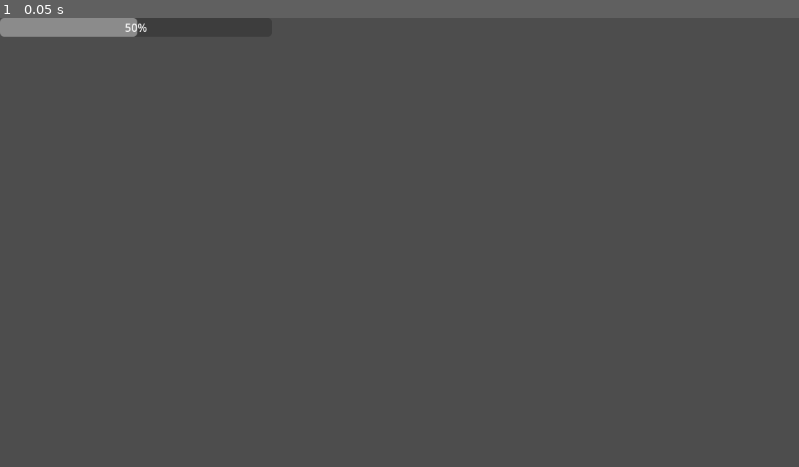
Above: before the commit, frame 1.
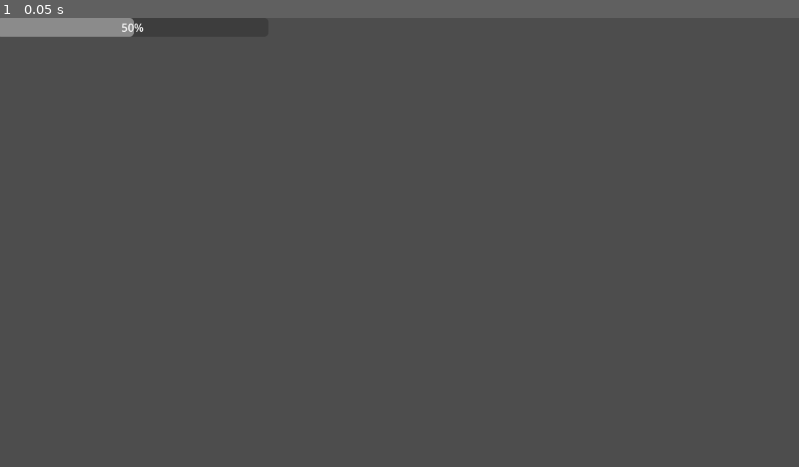
Above: after the commit, the same moment.

Repository: Adrian9708/projectngmgapogi
Game: Godot game, scene res://health_bar.tscn
Two runs of this game, one before a commit and one after it. Both use one fixed random seed, a clock stepped at 60 frames per second and the inputs below. This scene is started directly instead of the project's main scene.
Inputs:
- Up to frame 1 (0.05 s): no input

The runs differ from the first frame. In frame 1, less than 0.1% of the frame differs, in the area x 0-19%, y 0-5%.

Commit message:
health bar script

Diff:
--- a/Health_Bar.gd
+++ b/Health_Bar.gd
@@ -1,11 +1,11 @@
 extends ProgressBar
 
+@export var player: AnimationPlayer
 
-# Called when the node enters the scene tree for the first time.
-func _ready() -> void:
-	pass # Replace with function body.
+func _redy():
+	player.healthChange.connect(update)
+	update()
 
 
-# Called every frame. 'delta' is the elapsed time since the previous frame.
-func _process(delta: float) -> void:
-	pass
+func udaye():
+	value = player.currentHealth * 100 player.maxHealth
--- a/health_bar.tscn
+++ b/health_bar.tscn
@@ -5,6 +5,8 @@
 anchors_preset = 15
 anchor_right = 1.0
 anchor_bottom = 1.0
+offset_left = -5.0
+offset_right = -5.0
 grow_horizontal = 2
 grow_vertical = 2
 
